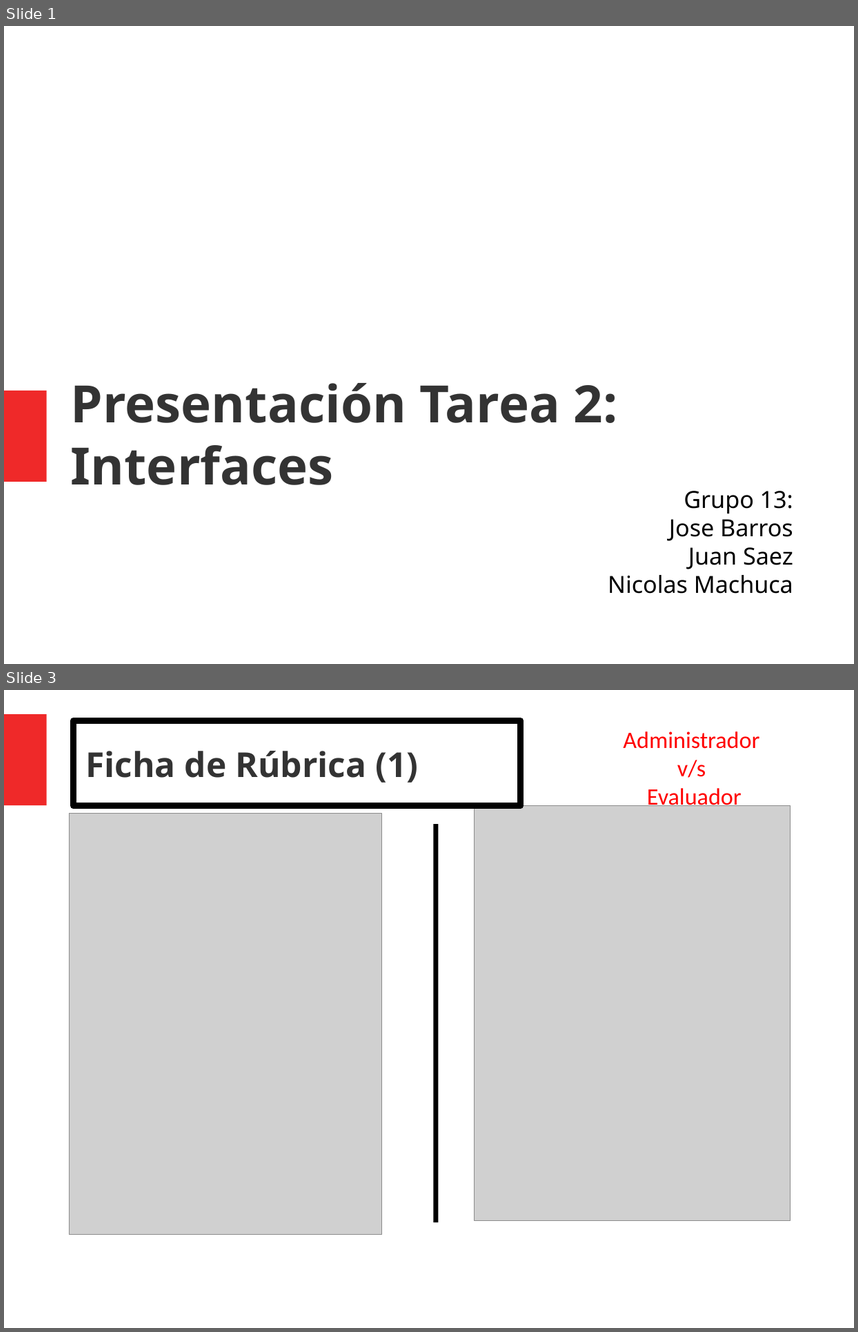
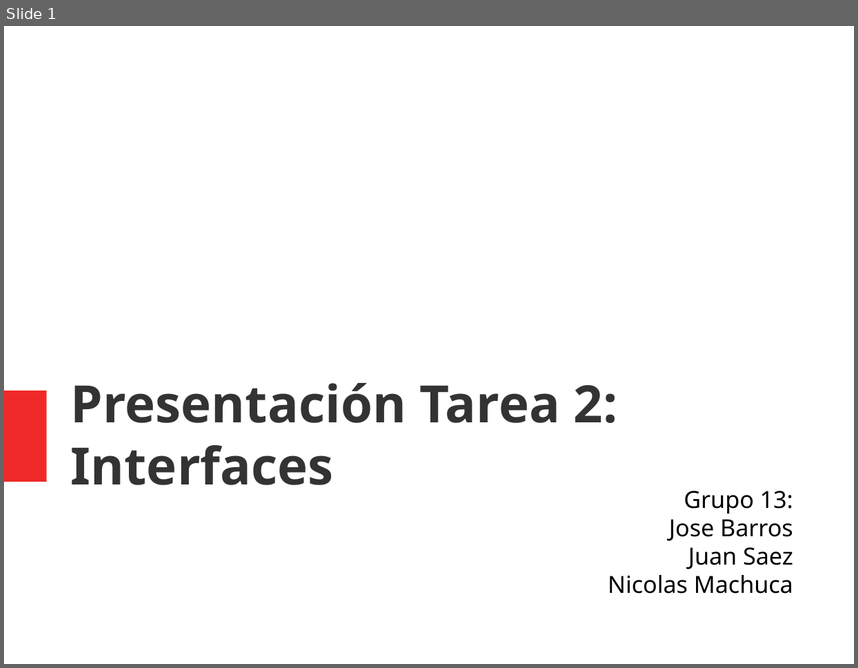
Before and after one commit to DCC-CC4401/2019-1-Grupo-13, a slide deck: presentaciones/presentacion-tarea2/presentacion.pptx. Shown one above the other, each under a label of ours: slides 1 and 3 before the commit, slide 1 after it; the slides between them are not shown. The pictures are 858x1332 and 858x668 pixels, drawn with LibreOffice and Linux fonts; fonts in the diff are those of the drawing; grey boxes stand for pictures. Boxes give left, top, right and bottom in pixels: in the first picture for what was removed or moved away, otherwise in the second. Text is boxed around its words. In the diff, an @@ line names an element or a change of style, - is before the commit and + after.

Commit message:
screenshots y presentacion tarea2

```diff
--- a/presentaciones/presentacion-tarea2/presentacion.pptx
+++ b/presentaciones/presentacion-tarea2/presentacion.pptx
@@ slide 3 removed at [4, 690, 854, 1328], background #FFFFFF @@
@@ rectangle removed at [4, 714, 46, 805] @@
@@ rectangle removed at [74, 721, 521, 806] @@
-Ficha de Rúbrica (1)
@@ text removed at [623, 731, 760, 811] @@
-Administrador
-v/s
-Evaluador
@@ picture removed at [69, 814, 382, 1234] @@
@@ picture removed at [475, 806, 791, 1220] @@
@@ line removed from (436, 825) to (436, 1222) @@
```
Also in this commit, not shown: 10 slides changed, 24 other files.
